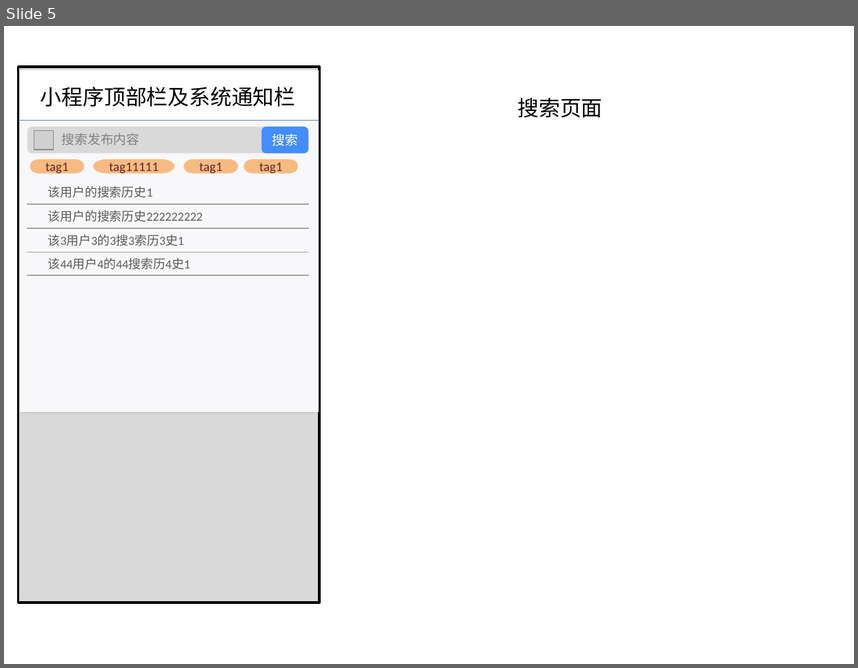
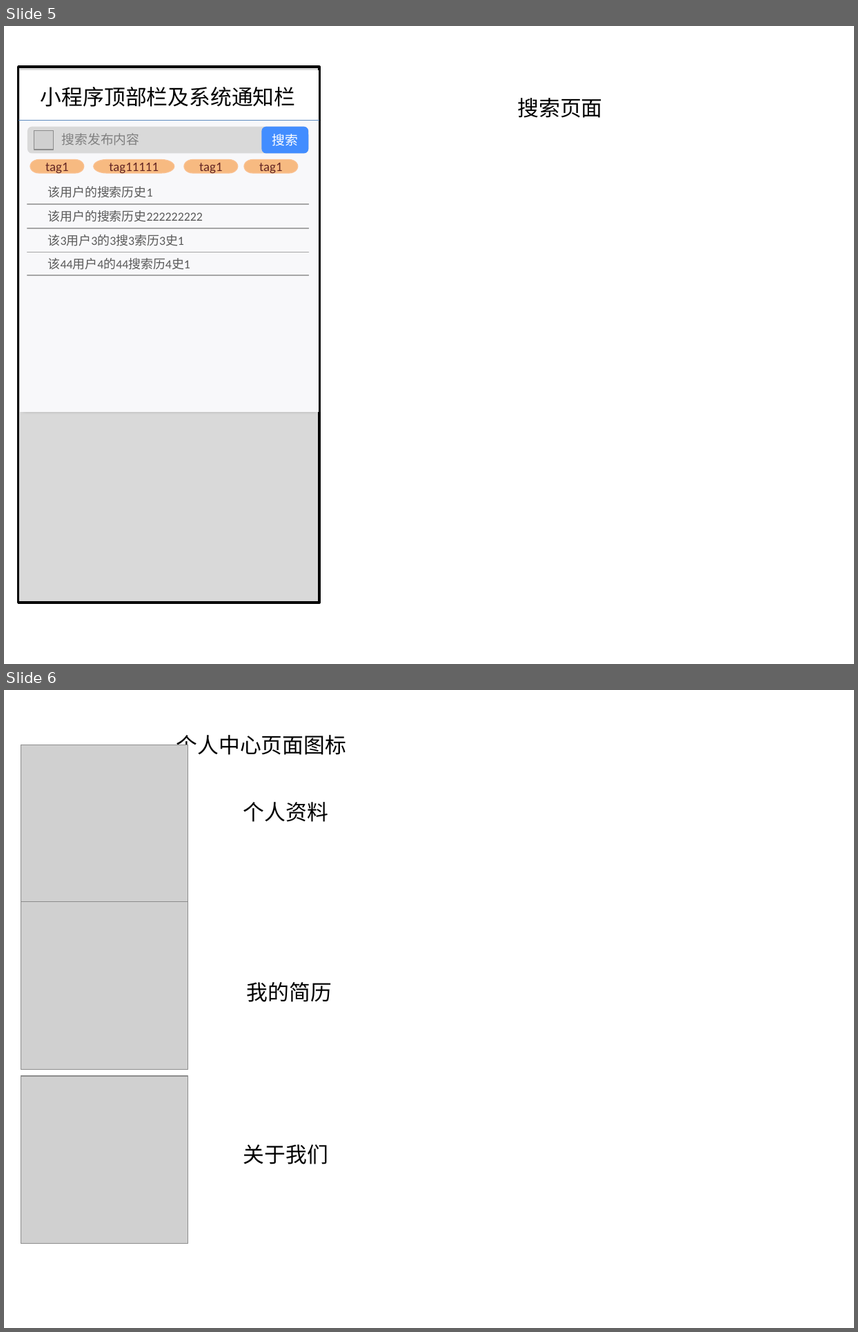
Before and after one commit to kirito12138/GroupWork, a slide deck: docs/Beta阶段前端设计稿.pptx. Shown one above the other, each under a label of ours: slide 5 before the commit, slides 5 and 6 after it. The pictures are 858x668 and 858x1332 pixels, drawn with LibreOffice and Linux fonts; fonts in the diff are those of the drawing; grey boxes stand for pictures; background and template pictures are left out. Boxes give left, top, right and bottom in pixels: in the first picture for what was removed or moved away, otherwise in the second. Text is boxed around its words. In the diff, an @@ line names an element or a change of style, - is before the commit and + after.

Commit message:
添加个人中心的三个图标

```diff
--- a/docs/Beta阶段前端设计稿.pptx
+++ b/docs/Beta阶段前端设计稿.pptx
@@ slide 6 added at [4, 690, 854, 1328], background #FFFFFF @@
@@ picture added at [21, 745, 188, 912] @@
@@ text added at [176, 735, 346, 759], 18 pt, text #000000 @@
+个人中心页面图标
@@ text added at [243, 802, 328, 822], 18 pt, text #000000 @@
+个人资料
@@ picture added at [21, 902, 188, 1069] @@
@@ text added at [247, 982, 332, 1002], 18 pt, text #000000 @@
+我的简历
@@ picture added at [21, 1076, 188, 1243] @@
@@ text added at [243, 1144, 328, 1164], 18 pt, text #000000 @@
+关于我们
```
